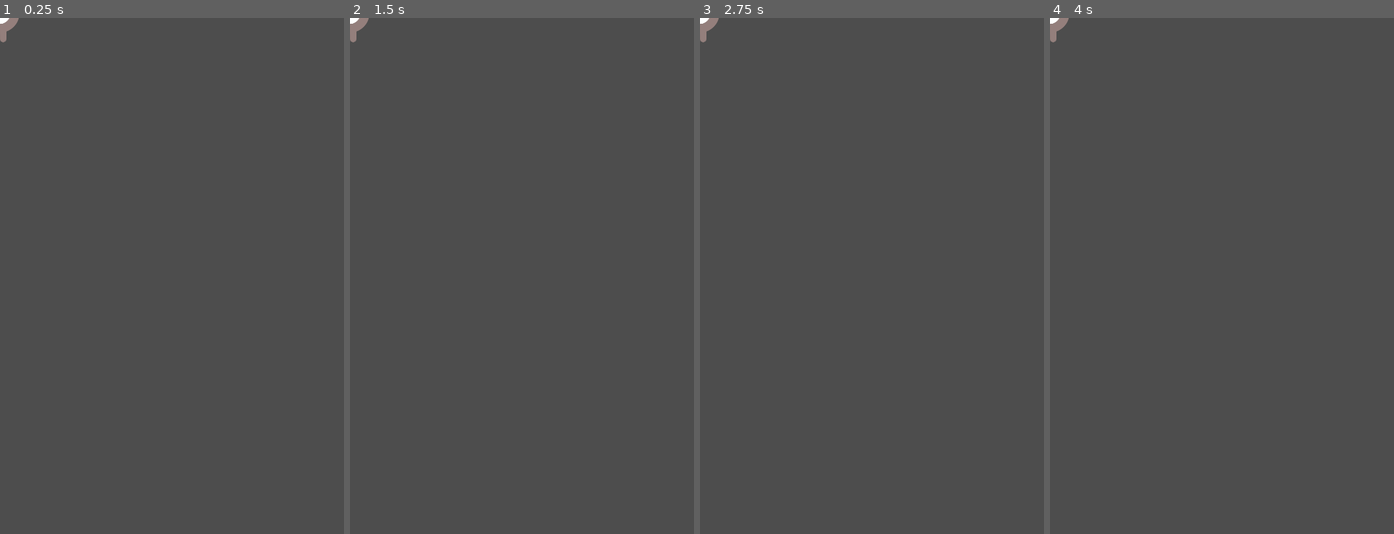
Above: before the commit, frames 1-4 (left to right).
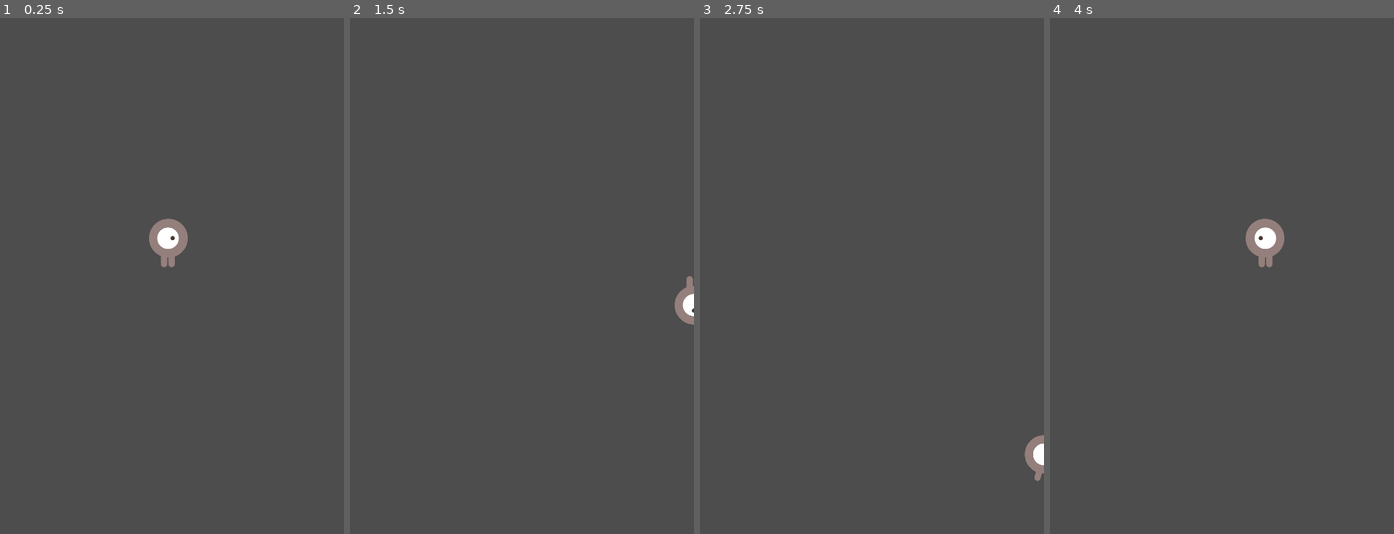
Above: after the commit, the same moments.

Repository: SamyTheLight/dodge-the-creeps-
Game: Godot game, scene res://player.tscn
Same seed, same stepped clock (60 frames per second), same inputs: the game is played once before the commit and once after it. The project has no main scene, so this scene is started directly.
Inputs:
- Up to frame 1 (0.25 s): no input
- Up to frame 2 (1.5 s): tap Enter at 0.5 s; hold D (move_right, bound only after the commit) 0.53-1.28 s; hold S (move_down, bound only after the commit) from 1.28 s (still down)
- Up to frame 3 (2.75 s): release S (move_down, bound only after the commit) at 2.03 s; hold D (move_right, bound only after the commit) from 2.03 s (still down)
- Up to frame 4 (4 s): release D (move_right, bound only after the commit) at 2.78 s; hold W (move_up, bound only after the commit) 2.78-3.53 s; hold A (move_left, bound only after the commit) from 3.53 s (still down)

The runs differ from the first frame. In frame 1, 0.9% of the frame differs, in the area x 0-55%, y 0-49%; in frame 2, 0.5%; in frame 3, 0.5%; in frame 4, 0.9%.

Commit message:
Player movement

Diff:
--- /dev/null
+++ b/player.gd
@@ -0,0 +1,38 @@
+extends Area2D
+
+@export var speed = 400
+var screen_size
+
+# Called when the node enters the scene tree for the first time.
+func _ready() -> void:
+	screen_size = get_viewport_rect().size
+	#hide()
+
+
+# Called every frame. 'delta' is the elapsed time since the previous frame.
+func _process(delta: float) -> void:
+	var velocity = Vector2.ZERO # Player's movement vector velocity set to (0, 0)
+	if Input.is_action_pressed("move_right"):
+		velocity.x += 1
+	if Input.is_action_pressed("move_left"):
+		velocity.x -= 1
+	if Input.is_action_pressed("move_up"):
+		velocity.y -= 1
+	if Input.is_action_pressed("move_down"):
+		velocity.y += 1
+
+	if velocity.length() > 0:
+		velocity = velocity.normalized() * speed
+		$AnimatedSprite2D.play() # get_node("AnimatedSprite2D").play()
+	else:
+		$AnimatedSprite2D.stop()
+	position += velocity * delta
+	position = position.clamp(Vector2.ZERO, screen_size) # clamp prevents player get off screen
+
+	if velocity.x != 0:
+		$AnimatedSprite2D.animation = "walk"
+		$AnimatedSprite2D.flip_v = false
+		$AnimatedSprite2D.flip_h = velocity.x < 0
+	elif velocity.y != 0:
+		$AnimatedSprite2D.animation = "up"
+		$AnimatedSprite2D.flip_v = velocity.y > 0
--- a/player.tscn
+++ b/player.tscn
@@ -1,5 +1,6 @@
-[gd_scene load_steps=7 format=3 uid="uid://4hbm8c4kxhku"]
+[gd_scene load_steps=8 format=3 uid="uid://4hbm8c4kxhku"]
 
+[ext_resource type="Script" path="res://player.gd" id="1_2nlex"]
 [ext_resource type="Texture2D" uid="uid://c3h0588e5vsjs" path="res://art/playerGrey_up1.png" id="1_rb07u"]
 [ext_resource type="Texture2D" uid="uid://dta0h86gkdmi4" path="res://art/playerGrey_up2.png" id="2_j3sh7"]
 [ext_resource type="Texture2D" uid="uid://blu24m7qw2tbo" path="res://art/playerGrey_walk1.png" id="3_q15bi"]
@@ -35,6 +36,8 @@
 height = 68.0
 
 [node name="Player" type="Area2D"]
+position = Vector2(235, 314)
+script = ExtResource("1_2nlex")
 metadata/_edit_group_ = true
 
 [node name="AnimatedSprite2D" type="AnimatedSprite2D" parent="."]
--- a/project.godot
+++ b/project.godot
@@ -19,3 +19,34 @@
 window/size/viewport_width=480
 window/size/viewport_height=720
 window/stretch/mode="canvas_items"
+
+[input]
+
+move_up={
+"deadzone": 0.5,
+"events": [Object(InputEventKey,"resource_local_to_scene":false,"resource_name":"","device":-1,"window_id":0,"alt_pressed":false,"shift_pressed":false,"ctrl_pressed":false,"meta_pressed":false,"pressed":false,"keycode":0,"physical_keycode":87,"key_label":0,"unicode":119,"location":0,"echo":false,"script":null)
+, null, Object(InputEventJoypadButton,"resource_local_to_scene":false,"resource_name":"","device":-1,"button_index":11,"pressure":0.0,"pressed":true,"script":null)
+, Object(InputEventJoypadMotion,"resource_local_to_scene":false,"resource_name":"","device":-1,"axis":1,"axis_value":-1.0,"script":null)
+]
+}
+move_down={
+"deadzone": 0.5,
+"events": [Object(InputEventKey,"resource_local_to_scene":false,"resource_name":"","device":-1,"window_id":0,"alt_pressed":false,"shift_pressed":false,"ctrl_pressed":false,"meta_pressed":false,"pressed":false,"keycode":0,"physical_keycode":83,"key_label":0,"unicode":115,"location":0,"echo":false,"script":null)
+, Object(InputEventJoypadButton,"resource_local_to_scene":false,"resource_name":"","device":-1,"button_index":12,"pressure":0.0,"pressed":true,"script":null)
+, Object(InputEventJoypadMotion,"resource_local_to_scene":false,"resource_name":"","device":-1,"axis":1,"axis_value":1.0,"script":null)
+]
+}
+move_left={
+"deadzone": 0.5,
+"events": [Object(InputEventKey,"resource_local_to_scene":false,"resource_name":"","device":-1,"window_id":0,"alt_pressed":false,"shift_pressed":false,"ctrl_pressed":false,"meta_pressed":false,"pressed":false,"keycode":0,"physical_keycode":65,"key_label":0,"unicode":97,"location":0,"echo":false,"script":null)
+, Object(InputEventJoypadButton,"resource_local_to_scene":false,"resource_name":"","device":-1,"button_index":13,"pressure":0.0,"pressed":true,"script":null)
+, Object(InputEventJoypadMotion,"resource_local_to_scene":false,"resource_name":"","device":-1,"axis":0,"axis_value":-1.0,"script":null)
+]
+}
+move_right={
+"deadzone": 0.5,
+"events": [Object(InputEventKey,"resource_local_to_scene":false,"resource_name":"","device":-1,"window_id":0,"alt_pressed":false,"shift_pressed":false,"ctrl_pressed":false,"meta_pressed":false,"pressed":false,"keycode":0,"physical_keycode":68,"key_label":0,"unicode":100,"location":0,"echo":false,"script":null)
+, Object(InputEventJoypadButton,"resource_local_to_scene":false,"resource_name":"","device":-1,"button_index":14,"pressure":0.0,"pressed":true,"script":null)
+, Object(InputEventJoypadMotion,"resource_local_to_scene":false,"resource_name":"","device":-1,"axis":0,"axis_value":1.0,"script":null)
+]
+}
